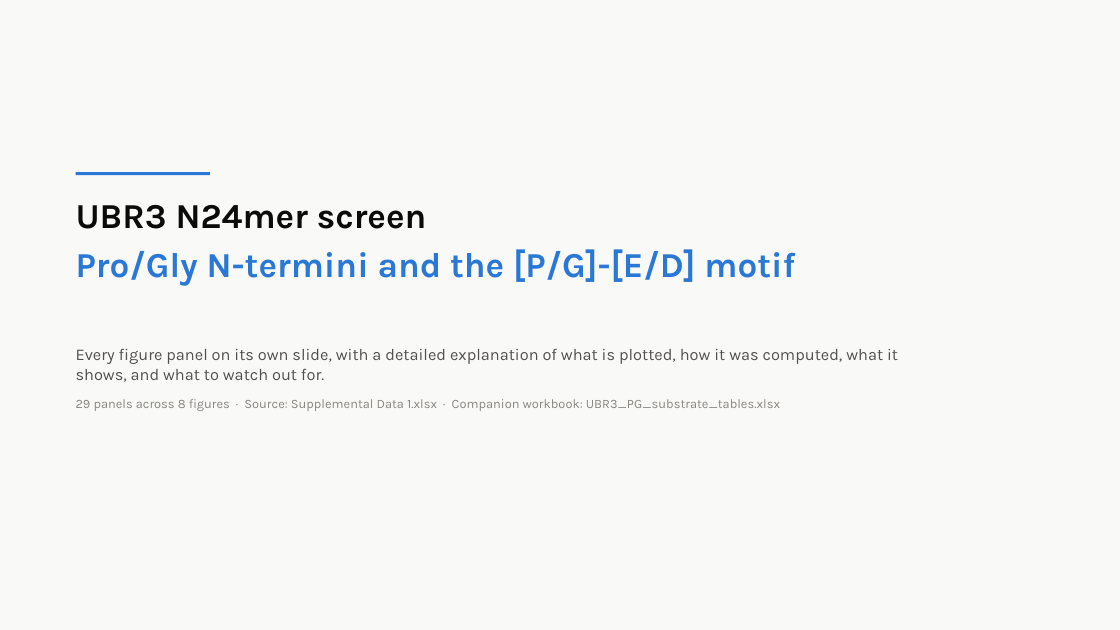
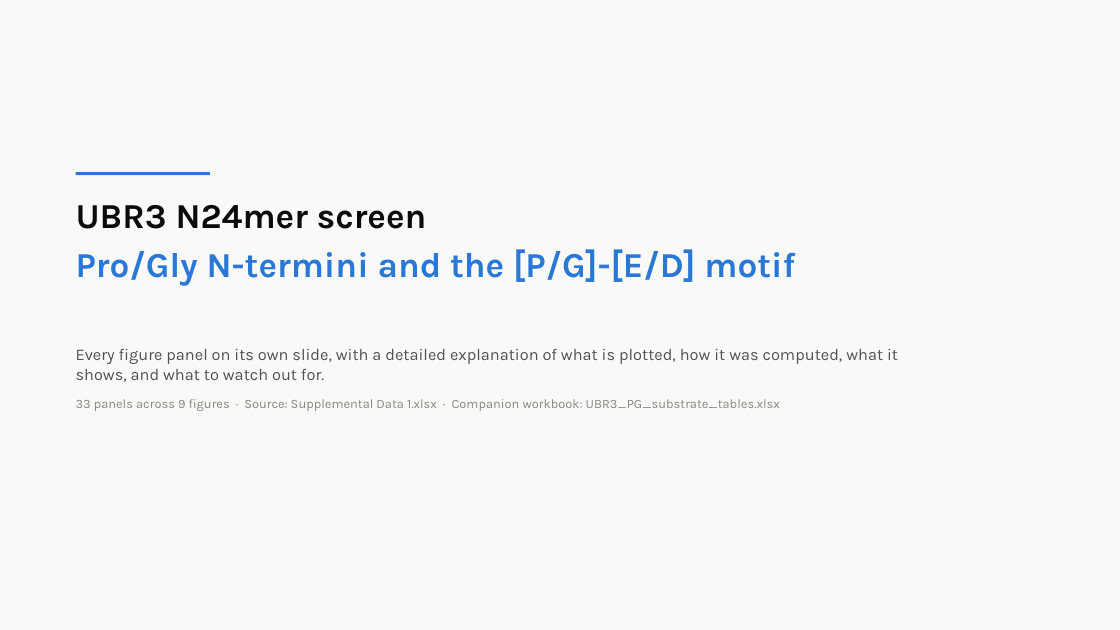
Before and after one commit to idobleicher/dianaMega, a slide deck: slide 1 of ubr3_PG_reviewer/UBR3_figures_explained.pptx. Drawn at 1120x630 pixels with LibreOffice and Linux fonts; fonts in the diff are those of the drawing. Boxes give left, top, right and bottom in pixels: in the first picture for what was removed or moved away, otherwise in the second. Text is boxed around its words. In the diff, an @@ line names an element or a change of style, - is before the commit and + after.

```diff
--- a/ubr3_PG_reviewer/UBR3_figures_explained.pptx
+++ b/ubr3_PG_reviewer/UBR3_figures_explained.pptx
@@ text at [76, 399, 780, 411]: text changed @@
-29 panels across 8 figures · Source: Supplemental Data 1.xlsx · Companion workbook: UBR3_PG_substrate_tables.xlsx
+33 panels across 9 figures · Source: Supplemental Data 1.xlsx · Companion workbook: UBR3_PG_substrate_tables.xlsx
```
Also in this commit, not shown: 5 slides added, 21 other files.
